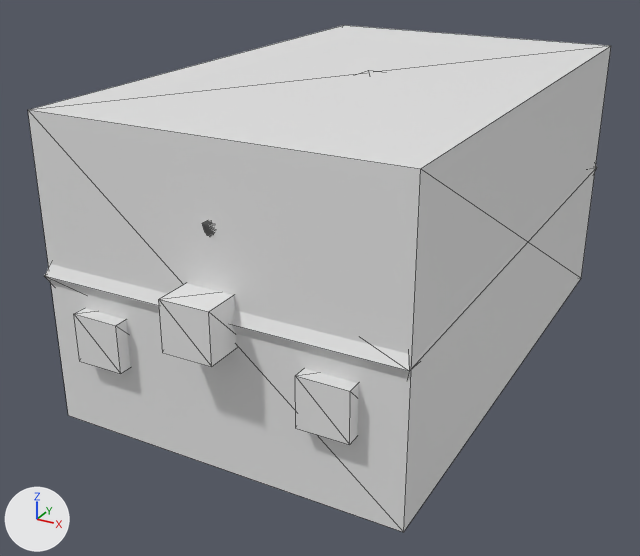
One commit to the glTF model server/src/assets/models/drone.glb: the scene before it, then after it.
Camera for both pictures: a camera (50 mm lens) standing at (0.515, -0.917, 0.436) and looking at (-0.012, 0.042, -0.043). Lighting does not change. The marker at lower left points along +X, +Y and +Z. Mesh edges are drawn as thin lines. Where no turn or scale is listed for an object, it has been applied to the vertices.

In view in the first picture: 'Cube', 'bullet_0', 'bullet_1', 'drone', 'missile'.
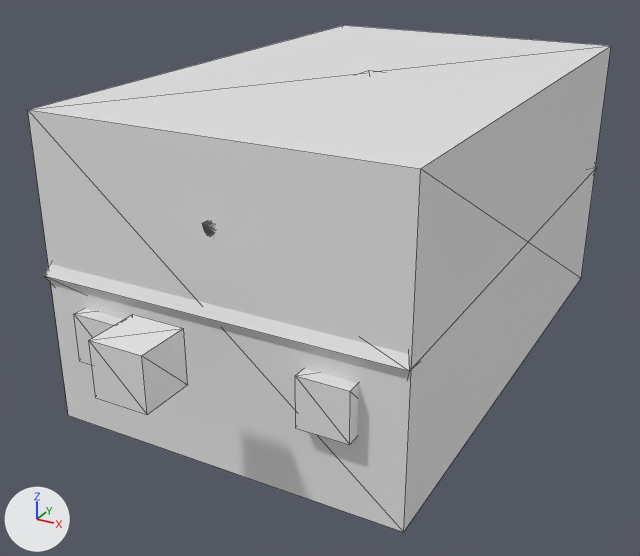
What differs and where, as boxes [x1, y1, x2, y2] in the pictures (640 x 556 px):
```json
{"object": "missile", "change": "moved", "before": [159, 283, 236, 367], "after": [89, 314, 188, 415]}
```

Edits to the scene script, one JSON object a line:
```json
{"op": "set", "path": "ob_missile.location", "old": "(0.001, -0.239, 0.018)", "new": "(0.001, -0.343, 0.018)"}
```
